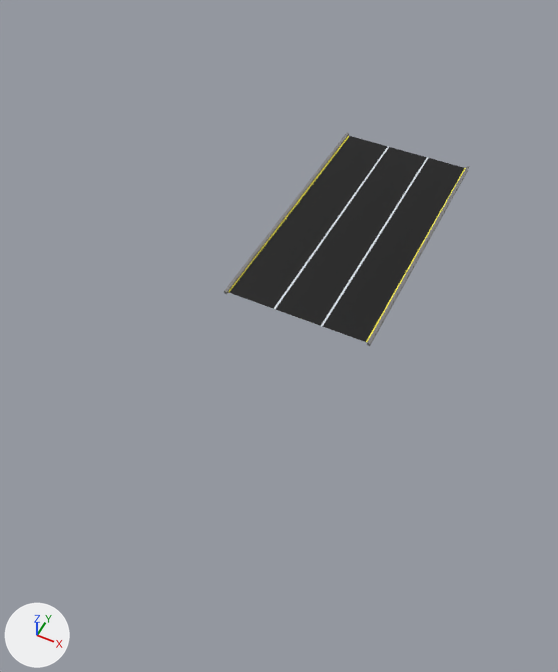
The FBX model SprintCleaning/Assets/Art/Track/trackstraight.fbx, before and after one commit.
Before and after are seen from a camera (50 mm lens) standing at (57.0, -164.0, 144.0) and looking at (-9.0, -33.0, -19.0). Arrows for +X, +Y and +Z are at lower left; the lights stay in place. Where no turn or scale is listed for an object, it has been applied to the vertices.

Names of what the first picture shows: 'Pavement'.
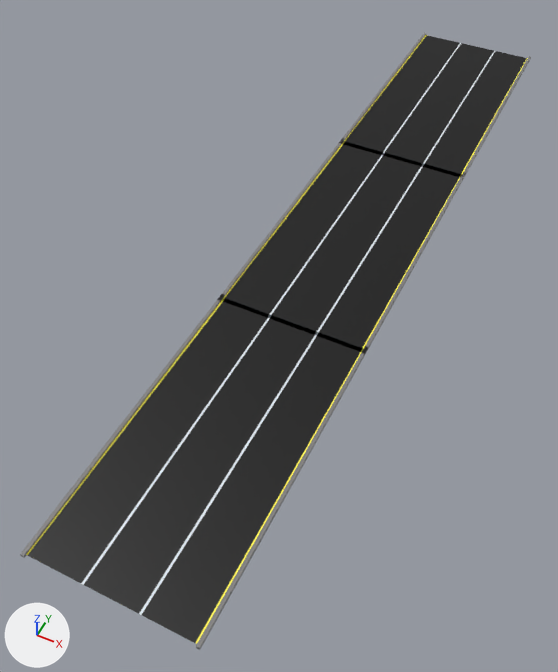
Location of each change, [x1, y1, x2, y2] in pixels of the pictures (558 x 672 px; the box of a moved part takes in the faces that stretch with it):
'Pavement', reshaped, moved (107% wider, 189% taller)
    before: [224, 133, 470, 346]
    after: [20, 32, 531, 650]
part 1 of me_cube, moved or reshaped
    before: [228, 135, 465, 342]
    after: [344, 35, 528, 175]
part 2 of me_cube, moved or reshaped
    before: [224, 133, 349, 294]
    after: [340, 32, 426, 144]
part 3 of me_cube, moved or reshaped
    before: [367, 166, 470, 346]
    after: [461, 56, 531, 178]
part 4 of me_cube, added
    after: [26, 298, 363, 644]
part 5 of me_cube, added
    after: [20, 294, 225, 558]
part 6 of me_cube, added
    after: [196, 346, 368, 650]
part 7 of me_cube, added
    after: [223, 141, 462, 351]

What the commit changed:
me_cube is used by ob_pavement; location (0.0, 0.0, 0.0).
me_cube had 24 vertices, 18 faces and spanned x -20.8..20.5, y -40.9..40.9, z -0.3..0.6.
me_cube now has 72 vertices, 54 faces and spans x -20.7..20.6, y -119.9..119.8, z -0.4..0.5.
me_cube part 1: the loose piece of 8 vertices spanning x -20.0..20.0, y -40.3..40.3, z 0.0 is moved by (0.1, 78.9, -0.1).
me_cube part 2: the loose piece of 8 vertices spanning x -20.8..-20.0, y -40.9..40.9, z -0.3..0.6 is moved by (0.1, 78.9, -0.1).
me_cube part 3: the loose piece of 8 vertices spanning x 19.7..20.5, y -40.9..40.9, z -0.3..0.6 is moved by (0.1, 78.9, -0.1).
me_cube part 4: the loose piece of 8 vertices spanning x -20.0..20.0, y -40.3..40.3, z 0.0 is copied, and the copy is moved by (0.1, -79.1, -0.1); it spans x -19.9..20.1, y -119.3..-38.8, z -0.1.
me_cube part 5: a new loose piece, a box spanning x -20.72..-19.88, y -119.91..-38.2, z -0.37..0.47, in mat_concrete (grey #7f7f7f).
me_cube part 6: a new loose piece, a box spanning x 19.77..20.61, y -119.91..-38.2, z -0.37..0.47, in mat_concrete (grey #7f7f7f).
me_cube part 7: the loose piece of 8 vertices spanning x -20.0..20.0, y -40.3..40.3, z 0.0 is copied, and the copy is moved by (0.1, 0.2, -0.1); it spans x -19.9..20.1, y -40.1..40.4, z -0.1.
Object 'Pavement' (ob_pavement) moves from (0.0, 0.0, 0.0) to (-0.1, -3.8, 0.1).
